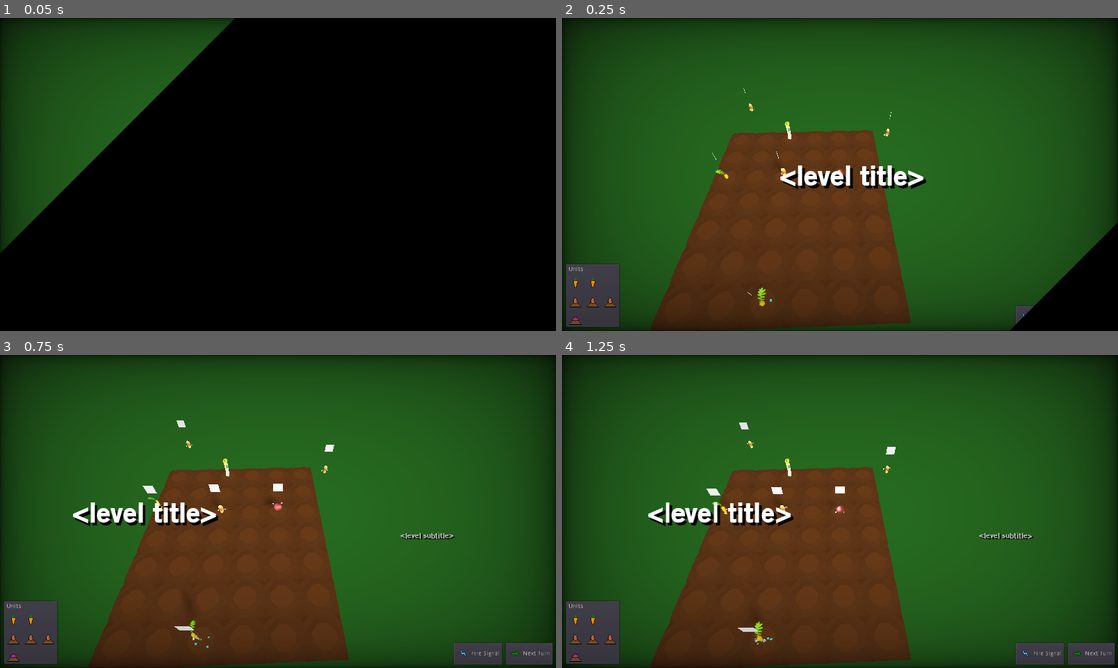
Above: before the commit, frames 1-4 (two rows, left to right).
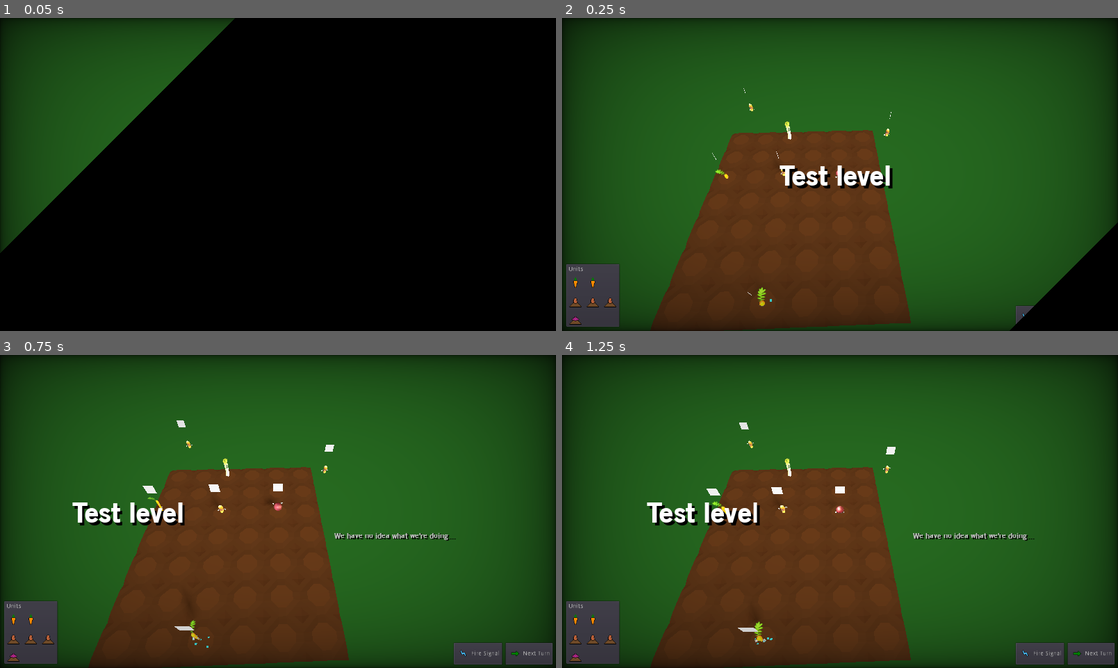
Above: after the commit, the same moments.

Repository: wingedadventurer/gwj-xii
Game: Godot game, scene res://scenes/levels/level_test.tscn
Same seed, same stepped clock (60 frames per second), same inputs: the game is played once before the commit and once after it.
Inputs:
- Up to frame 1 (0.05 s): no input
- Up to frame 2 (0.25 s): no input
- Up to frame 3 (0.75 s): click "Next Turn" at 0.5 s
- Up to frame 4 (1.25 s): no input

Frame 1 is identical in both runs. In frame 2, 1.1% of the frame differs, in the area x 39-66%, y 47-55%; in frame 3, 1.4%; in frame 4, 1.4%, in the area x 15-85%, y 47-60%.

Commit message:
Change transition root nodes to Node2D nodes

Diff:
--- a/godot-project/scenes/levels/level_test.tscn
+++ b/godot-project/scenes/levels/level_test.tscn
@@ -8,7 +8,9 @@
 [ext_resource path="res://scenes/signal_start.tscn" type="PackedScene" id=6]
 [ext_resource path="res://scenes/celery.tscn" type="PackedScene" id=7]
 
-[node name="level" instance=ExtResource( 1 )]
+[node name="level" index="0" instance=ExtResource( 1 )]
+title = "Test level"
+subtitle = "We have no idea what we're doing..."
 
 [node name="canvas_layer" parent="." index="0"]
 editor/display_folded = false
--- a/godot-project/scenes/ui/transition_in.tscn
+++ b/godot-project/scenes/ui/transition_in.tscn
@@ -2,12 +2,12 @@
 
 [ext_resource path="res://scripts/ui/transition.gd" type="Script" id=1]
 
-[node name="transition_in" type="CanvasLayer"]
-layer = 96
+[node name="transition_in" type="Node2D"]
 script = ExtResource( 1 )
 
 [node name="polygon_2d" type="Polygon2D" parent="."]
 color = Color( 0, 0, 0, 1 )
 polygon = PoolVector2Array( 0, 0, 1280, 0, 1280, 720, 0, 720, -720, 720 )
+script = ExtResource( 1 )
 
 [node name="tween" type="Tween" parent="."]
--- a/godot-project/scenes/ui/transition_out.tscn
+++ b/godot-project/scenes/ui/transition_out.tscn
@@ -2,8 +2,7 @@
 
 [ext_resource path="res://scripts/ui/transition.gd" type="Script" id=1]
 
-[node name="transition_out" type="CanvasLayer"]
-layer = 96
+[node name="transition_out" type="Node2D"]
 script = ExtResource( 1 )
 
 [node name="polygon_2d" type="Polygon2D" parent="."]
--- a/godot-project/scripts/level.gd
+++ b/godot-project/scripts/level.gd
@@ -19,7 +19,7 @@
 
 func do_transition_in() -> void:
 	var transition = OBJ_TRANSITION_IN.instance()
-	add_child(transition)
+	canvas.add_child(transition)
 	transition.do_transition()
 	do_level_intro()
 
--- a/godot-project/scripts/ui/transition.gd
+++ b/godot-project/scripts/ui/transition.gd
@@ -1,14 +1,14 @@
-extends CanvasLayer
+extends Node2D
+
+signal transition_done
 
 onready var polygon := $polygon_2d
 onready var tween := $tween
-
-signal transition_done
 
 func transition_done() -> void:
 	emit_signal("transition_done")
 
 func do_transition() -> void:
-	tween.interpolate_property(polygon, "position", Vector2.ZERO, Vector2(2000.0, 0.0), 0.5, Tween.TRANS_CUBIC, Tween.EASE_OUT)
+	tween.interpolate_property(polygon, "position", Vector2.ZERO, Vector2.RIGHT * 2000.0, 0.5, Tween.TRANS_CUBIC, Tween.EASE_OUT)
 	tween.connect("tween_all_completed", self, "transition_done")
 	tween.start()
